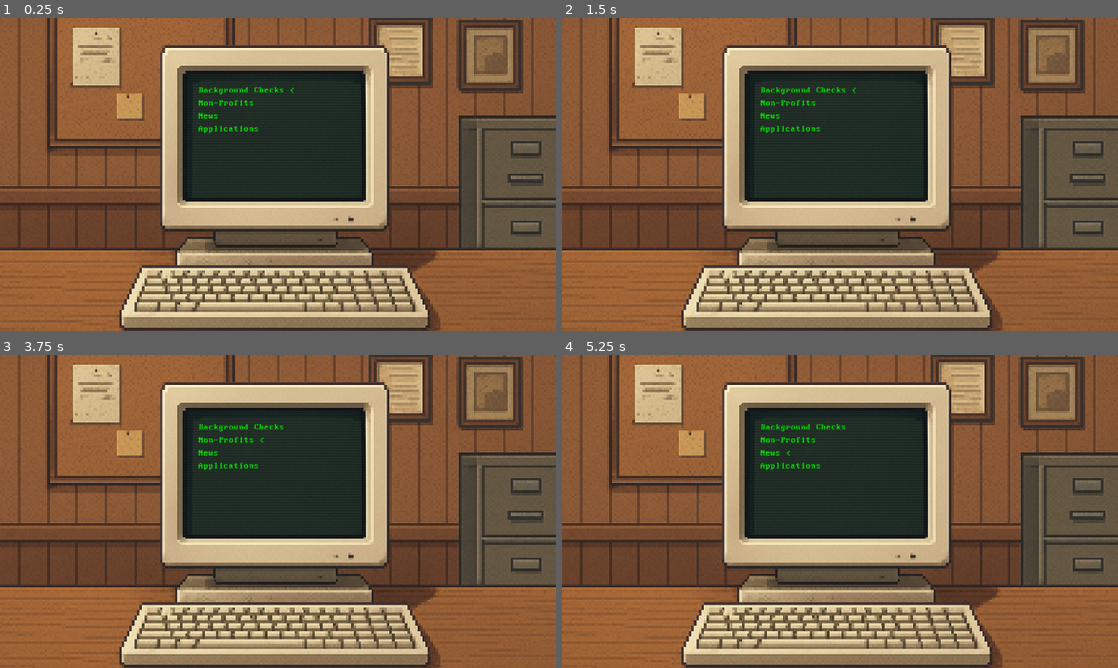
Above: before the commit, frames 1-4 (two rows, left to right).
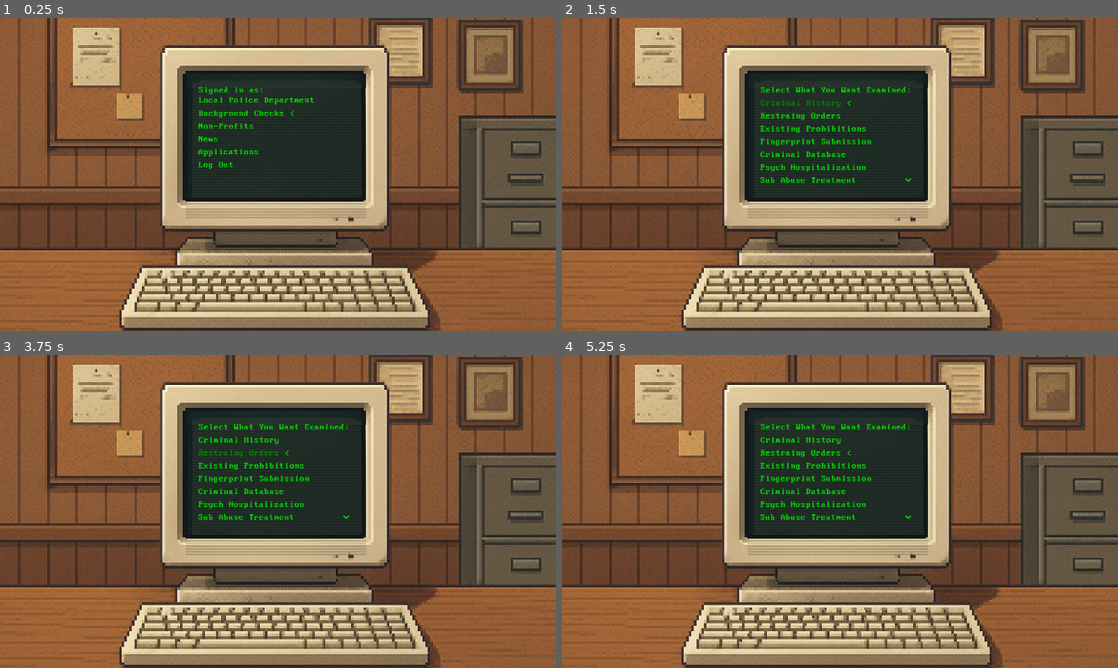
Above: after the commit, the same moments.

Repository: IncomeTaxAsessmentAct1997/Goverment-Project
Game: Godot game, scene res://Scenes/local.tscn
Two runs of this game, one before a commit and one after it. Both use one fixed random seed, a clock stepped at 60 frames per second and the inputs below.
Inputs (mouse positions are in pixels of both pictures, inside the frame that each line leads up to):
- Up to frame 1 (0.25 s): no input
- Up to frame 2 (1.5 s): tap Enter (ui_accept) at 0.5, 0.6, 0.77, 1.07 s; move the mouse to (962, 158) at 0.52 s; hold Up (ui_up) 0.53-1.25 s; click (962, 158) at 0.67 s; drag from (728, 190) to (812, 237) at 1.27 s
- Up to frame 3 (3.75 s): tap Enter (ui_accept) at 2, 2.1, 2.75, 3.5, 3.6 s; move the mouse to (333, 442) at 2.02 s; hold Up (ui_up) 2.03-2.75 s; click (333, 442) at 2.17 s; drag from (250, 574) to (111, 464) at 2.77 s; move the mouse to (444, 558) at 3.52 s; hold Down (ui_down) from 3.53 s (still down); click (444, 558) at 3.67 s
- Up to frame 4 (5.25 s): tap Enter (ui_accept) at 3.77, 4.07, 5, 5.1 s; tap Escape (ui_cancel) at 4.15 s; release Down (ui_down) at 4.25 s; drag from (673, 464) to (756, 433) at 4.27 s; move the mouse to (867, 511) at 5.02 s; hold Down (ui_down) from 5.03 s (still down); click (867, 511) at 5.17 s

The runs differ from the first frame. In frame 1, 1.7% of the frame differs, in the area x 33-66%, y 17-64%; in frame 2, 2.2%; in frame 3, 2.2%; in frame 4, 2.2%.

Commit message:
Add UI assets and implement menu navigation logic
Added new UI assets (Desk, Shop, Gun Shop) and their import files. Introduced click-and-drag functionality for sprites and implemented a movement script for menu navigation and selection. Refactored the scene structure in local.tscn to organize menus under a Computer node, updated menu labels, and integrated the new scripts for improved UI interaction.

Diff:
--- /dev/null
+++ b/Scenes/click_and_drag.gd
@@ -0,0 +1,35 @@
+extends Sprite2D
+
+var is_dragging = false
+var drag_offset = Vector2.ZERO
+
+func _input(event):
+	if event is InputEventMouseButton:
+		if event.button_index == MOUSE_BUTTON_LEFT:
+			if event.pressed:
+				if is_mouse_over_sprite():
+					start_drag(event.position)
+			else:
+				stop_drag()
+	elif event is InputEventMouseMotion:
+		if is_dragging:
+			drag_sprite(event.position)
+
+func is_mouse_over_sprite() -> bool:
+	if texture == null:
+		return false
+	var texture_size = texture.get_size()
+	var sprite_rect = Rect2(global_position - texture_size * 0.5, texture_size)
+	var mouse_pos = get_global_mouse_position()
+	return sprite_rect.has_point(mouse_pos)
+
+func start_drag(mouse_pos: Vector2):
+	is_dragging = true
+	drag_offset = global_position - mouse_pos
+
+func drag_sprite(mouse_pos: Vector2):
+	global_position = mouse_pos + drag_offset
+
+func stop_drag():
+	is_dragging = false
+	drag_offset = Vector2.ZERO
--- a/Scenes/local.tscn
+++ b/Scenes/local.tscn
@@ -1,16 +1,18 @@
-[gd_scene load_steps=7 format=3 uid="uid://dal6t57dbiexf"]
+[gd_scene load_steps=9 format=3 uid="uid://dal6t57dbiexf"]
 
 [ext_resource type="Texture2D" uid="uid://c18b50x4v5rre" path="res://Assets/Background.png" id="1_ehya0"]
 [ext_resource type="FontFile" uid="uid://c072gycswjwn1" path="res://Fonts/Perfect DOS VGA 437 Win.ttf" id="2_y70e7"]
 [ext_resource type="Shader" uid="uid://bixbjx1id06j0" path="res://Shaders/crt.gdshader" id="3_ql1t1"]
-[ext_resource type="Script" uid="uid://db4sxorcabe2w" path="res://Scenes/movement.gd" id="4_ql1t1"]
+[ext_resource type="Script" uid="uid://c4pvnypii26rs" path="res://Scripts/movement.gd" id="4_ql1t1"]
+[ext_resource type="Script" uid="uid://yxb3kb2vc8ns" path="res://Scripts/click_and_drag.gd" id="4_s0qnm"]
+[ext_resource type="Texture2D" path="res://Untitled.jpg" id="5_gbq6j"]
 
 [sub_resource type="ShaderMaterial" id="ShaderMaterial_s0qnm"]
 shader = ExtResource("3_ql1t1")
 
 [sub_resource type="QuadMesh" id="QuadMesh_gbq6j"]
 size = Vector2(830, 600)
-center_offset = Vector3(1270, 550, 0)
+center_offset = Vector3(1270, 620, 0)
 
 [node name="Node2D" type="Node2D"]
 
@@ -28,67 +30,78 @@
 
 [node name="MeshInstance2D" type="MeshInstance2D" parent="CanvasLayer"]
 material = SubResource("ShaderMaterial_s0qnm")
-scale = Vector2(1.0019803, 1)
 mesh = SubResource("QuadMesh_gbq6j")
 
-[node name="Menu" type="Node2D" parent="."]
-
-[node name="0" type="Label" parent="Menu"]
-offset_left = 971.0
-offset_top = 375.0
-offset_right = 1306.0
-offset_bottom = 415.0
+[node name="Untitled" type="Sprite2D" parent="."]
+position = Vector2(426, 781)
+texture = ExtResource("5_gbq6j")
+script = ExtResource("4_s0qnm")
+
+[node name="Computer" type="Node2D" parent="."]
+
+[node name="Menu" type="Node2D" parent="Computer"]
+position = Vector2(971, 425)
+
+[node name="Signed In" type="Label" parent="Computer/Menu"]
+offset_top = -50.0
+offset_right = 729.0
+offset_bottom = 25.0
+theme_override_colors/font_color = Color(0, 1, 0, 1)
+theme_override_fonts/font = ExtResource("2_y70e7")
+theme_override_font_sizes/font_size = 35
+text = "Signed in as:
+Local Police Department"
+
+[node name="0" type="Label" parent="Computer/Menu"]
+offset_top = 40.0
+offset_right = 335.0
+offset_bottom = 80.0
 theme_override_colors/font_color = Color(0, 1, 0, 1)
 theme_override_fonts/font = ExtResource("2_y70e7")
 theme_override_font_sizes/font_size = 35
 text = "Background Checks"
 
-[node name="1" type="Label" parent="Menu"]
-offset_left = 971.0
-offset_top = 425.0
-offset_right = 1188.0
-offset_bottom = 465.0
+[node name="1" type="Label" parent="Computer/Menu"]
+offset_top = 90.0
+offset_right = 217.0
+offset_bottom = 130.0
 theme_override_colors/font_color = Color(0, 1, 0, 1)
 theme_override_fonts/font = ExtResource("2_y70e7")
 theme_override_font_sizes/font_size = 35
 text = "Non-Profits"
 
-[node name="2" type="Label" parent="Menu"]
-offset_left = 971.0
-offset_top = 475.0
-offset_right = 1050.0
-offset_bottom = 515.0
+[node name="2" type="Label" parent="Computer/Menu"]
+offset_top = 140.0
+offset_right = 79.0
+offset_bottom = 180.0
 theme_override_colors/font_color = Color(0, 1, 0, 1)
 theme_override_fonts/font = ExtResource("2_y70e7")
 theme_override_font_sizes/font_size = 35
 text = "News"
 
-[node name="3" type="Label" parent="Menu"]
-offset_left = 971.0
-offset_top = 525.0
-offset_right = 1207.0
-offset_bottom = 565.0
+[node name="3" type="Label" parent="Computer/Menu"]
+offset_top = 190.0
+offset_right = 236.0
+offset_bottom = 230.0
 theme_override_colors/font_color = Color(0, 1, 0, 1)
 theme_override_fonts/font = ExtResource("2_y70e7")
 theme_override_font_sizes/font_size = 35
 text = "Applications"
 
-[node name="<" type="Label" parent="Menu"]
-offset_left = 1753.0
-offset_top = 354.0
-offset_right = 1775.0
-offset_bottom = 394.0
-theme_override_colors/font_color = Color(0, 1, 0, 1)
-theme_override_fonts/font = ExtResource("2_y70e7")
-theme_override_font_sizes/font_size = 35
-text = "<"
-script = ExtResource("4_ql1t1")
-
-[node name="Background Checks Menu" type="Node2D" parent="."]
+[node name="4" type="Label" parent="Computer/Menu"]
+offset_top = 240.0
+offset_right = 138.0
+offset_bottom = 276.0
+theme_override_colors/font_color = Color(0, 1, 0, 1)
+theme_override_fonts/font = ExtResource("2_y70e7")
+theme_override_font_sizes/font_size = 35
+text = "Log Out"
+
+[node name="Background Checks" type="Node2D" parent="Computer"]
 visible = false
 position = Vector2(971, 425)
 
-[node name="10" type="Label" parent="Background Checks Menu"]
+[node name="Explanation" type="Label" parent="Computer/Background Checks"]
 offset_top = -50.0
 offset_right = 590.0
 offset_bottom = -10.0
@@ -97,69 +110,69 @@
 theme_override_font_sizes/font_size = 35
 text = "Select What You Want Examined:"
 
-[node name="11" type="Label" parent="Background Checks Menu"]
-offset_right = 382.0
+[node name="10" type="Label" parent="Computer/Background Checks"]
+offset_right = 315.0
 offset_bottom = 40.0
 theme_override_colors/font_color = Color(0, 1, 0, 1)
 theme_override_fonts/font = ExtResource("2_y70e7")
 theme_override_font_sizes/font_size = 35
 text = "Criminal History"
 
-[node name="12" type="Label" parent="Background Checks Menu"]
+[node name="11" type="Label" parent="Computer/Background Checks"]
 offset_top = 50.0
-offset_right = 382.0
+offset_right = 315.0
 offset_bottom = 90.0
 theme_override_colors/font_color = Color(0, 1, 0, 1)
 theme_override_fonts/font = ExtResource("2_y70e7")
 theme_override_font_sizes/font_size = 35
 text = "Restraing Orders"
 
-[node name="13" type="Label" parent="Background Checks Menu"]
+[node name="12" type="Label" parent="Computer/Background Checks"]
 offset_top = 100.0
-offset_right = 472.0
+offset_right = 414.0
 offset_bottom = 140.0
 theme_override_colors/font_color = Color(0, 1, 0, 1)
 theme_override_fonts/font = ExtResource("2_y70e7")
 theme_override_font_sizes/font_size = 35
 text = "Existing Prohibitions"
 
-[node name="14" type="Label" parent="Background Checks Menu"]
+[node name="13" type="Label" parent="Computer/Background Checks"]
 offset_top = 150.0
-offset_right = 495.0
+offset_right = 434.0
 offset_bottom = 190.0
 theme_override_colors/font_color = Color(0, 1, 0, 1)
 theme_override_fonts/font = ExtResource("2_y70e7")
 theme_override_font_sizes/font_size = 35
 text = "Fingerprint Submission"
 
-[node name="15" type="Label" parent="Background Checks Menu"]
+[node name="14" type="Label" parent="Computer/Background Checks"]
 offset_top = 200.0
-offset_right = 495.0
+offset_right = 335.0
 offset_bottom = 240.0
 theme_override_colors/font_color = Color(0, 1, 0, 1)
 theme_override_fonts/font = ExtResource("2_y70e7")
 theme_override_font_sizes/font_size = 35
 text = "Criminal Database"
 
-[node name="16" type="Label" parent="Background Checks Menu"]
+[node name="15" type="Label" parent="Computer/Background Checks"]
 offset_top = 250.0
-offset_right = 608.0
+offset_right = 413.0
 offset_bottom = 290.0
 theme_override_colors/font_color = Color(0, 1, 0, 1)
 theme_override_fonts/font = ExtResource("2_y70e7")
 theme_override_font_sizes/font_size = 35
 text = "Psych Hospitalization"
 
-[node name="17" type="Label" parent="Background Checks Menu"]
+[node name="16" type="Label" parent="Computer/Background Checks"]
 offset_top = 300.0
-offset_right = 608.0
+offset_right = 374.0
 offset_bottom = 340.0
 theme_override_colors/font_color = Color(0, 1, 0, 1)
 theme_override_fonts/font = ExtResource("2_y70e7")
 theme_override_font_sizes/font_size = 35
 text = "Sub Abuse Treatment"
 
-[node name="^" type="Label" parent="Background Checks Menu"]
+[node name="^" type="Label" parent="Computer/Background Checks"]
 offset_left = 562.0
 offset_top = 326.0
 offset_right = 593.0
@@ -170,11 +183,11 @@
 theme_override_font_sizes/font_size = 55
 text = "^"
 
-[node name="Background Checks Menu #2" type="Node2D" parent="."]
+[node name="Background Checks #2" type="Node2D" parent="Computer"]
 visible = false
 position = Vector2(971, 425)
 
-[node name="20" type="Label" parent="Background Checks Menu #2"]
+[node name="Explanation" type="Label" parent="Computer/Background Checks #2"]
 offset_top = -50.0
 offset_right = 590.0
 offset_bottom = -10.0
@@ -183,7 +196,7 @@
 theme_override_font_sizes/font_size = 35
 text = "Select What You Want Examined:"
 
-[node name="21" type="Label" parent="Background Checks Menu #2"]
+[node name="20" type="Label" parent="Computer/Background Checks #2"]
 offset_left = -3.0
 offset_right = 410.0
 offset_bottom = 40.0
@@ -192,25 +205,25 @@
 theme_override_font_sizes/font_size = 35
 text = "Interview Connections"
 
-[node name="22" type="Label" parent="Background Checks Menu #2"]
+[node name="21" type="Label" parent="Computer/Background Checks #2"]
 offset_top = 50.0
-offset_right = 382.0
+offset_right = 315.0
 offset_bottom = 90.0
 theme_override_colors/font_color = Color(0, 1, 0, 1)
 theme_override_fonts/font = ExtResource("2_y70e7")
 theme_override_font_sizes/font_size = 35
 text = "Online Footprint"
 
-[node name="23" type="Label" parent="Background Checks Menu #2"]
+[node name="22" type="Label" parent="Computer/Background Checks #2"]
 offset_top = 100.0
-offset_right = 472.0
+offset_right = 334.0
 offset_bottom = 140.0
 theme_override_colors/font_color = Color(0, 1, 0, 1)
 theme_override_fonts/font = ExtResource("2_y70e7")
 theme_override_font_sizes/font_size = 35
 text = "Check Connections"
 
-[node name="^" type="Label" parent="Background Checks Menu #2"]
+[node name="^" type="Label" parent="Computer/Background Checks #2"]
 offset_left = 562.0
 offset_top = 310.0
 offset_right = 593.0
@@ -220,11 +233,11 @@
 theme_override_font_sizes/font_size = 55
 text = "^"
 
-[node name="Non Profits" type="Node2D" parent="."]
+[node name="Non Profits" type="Node2D" parent="Computer"]
 visible = false
 position = Vector2(971, 425)
 
-[node name="30" type="Label" parent="Non Profits"]
+[node name="Explanation" type="Label" parent="Computer/Non Profits"]
 offset_top = -50.0
 offset_right = 590.0
 offset_bottom = -10.0
@@ -233,7 +246,7 @@
 theme_override_font_sizes/font_size = 35
 text = "Select Action:"
 
-[node name="31" type="Label" parent="Non Profits"]
+[node name="30" type="Label" parent="Computer/Non Profits"]
 offset_right = 492.0
 offset_bottom = 40.0
 theme_override_colors/font_color = Color(0, 1, 0, 1)
@@ -241,7 +254,7 @@
 theme_override_font_sizes/font_size = 35
 text = "Lobby Supreme Court: 500$"
 
-[node name="32" type="Label" parent="Non Profits"]
+[node name="31" type="Label" parent="Computer/Non Profits"]
 offset_top = 50.0
 offset_right = 382.0
 offset_bottom = 90.0
@@ -250,7 +263,7 @@
 theme_override_font_sizes/font_size = 35
 text = "Advertise Recruitment: 300$"
 
-[node name="33" type="Label" parent="Non Profits"]
+[node name="32" type="Label" parent="Computer/Non Profits"]
 offset_top = 100.0
 offset_right = 472.0
 offset_bottom = 140.0
@@ -259,7 +272,7 @@
 theme_override_font_sizes/font_size = 35
 text = "Call For Impeachment: 1000$"
 
-[node name="34" type="Label" parent="Non Profits"]
+[node name="33" type="Label" parent="Computer/Non Profits"]
 offset_left = -3.0
 offset_top = 150.0
 offset_right = 509.0
@@ -269,16 +282,16 @@
 theme_override_font_sizes/font_size = 35
 text = "Investigate Justices: 350$"
 
-[node name="35" type="Label" parent="Non Profits"]
+[node name="Funds" type="Label" parent="Computer/Non Profits"]
 offset_top = 200.0
-offset_right = 512.0
+offset_right = 335.0
 offset_bottom = 240.0
 theme_override_colors/font_color = Color(0, 1, 0, 1)
 theme_override_fonts/font = ExtResource("2_y70e7")
 theme_override_font_sizes/font_size = 35
 text = "Current Funds: 0$"
 
-[node name="Press Esc" type="Label" parent="Non Profits"]
+[node name="Press Esc" type="Label" parent="Computer/Non Profits"]
 offset_top = 250.0
 offset_right = 512.0
 offset_bottom = 290.0
@@ -287,69 +300,99 @@
 theme_override_font_sizes/font_size = 35
 text = "Press Esc to Back Out..."
 
-[node name="News" type="Node2D" parent="."]
+[node name="Applications" type="Node2D" parent="Computer"]
 visible = false
 position = Vector2(971, 425)
 
-[node name="40" type="Label" parent="News"]
+[node name="Explanation" type="Label" parent="Computer/Applications"]
 offset_top = -50.0
 offset_right = 590.0
 offset_bottom = -10.0
 theme_override_colors/font_color = Color(0, 1, 0, 1)
 theme_override_fonts/font = ExtResource("2_y70e7")
 theme_override_font_sizes/font_size = 35
-text = "Select Action:"
-
-[node name="41" type="Label" parent="News"]
+text = "Select to Examine"
+
+[node name="Esc" type="Label" parent="Computer/Applications"]
 offset_right = 492.0
 offset_bottom = 40.0
 theme_override_colors/font_color = Color(0, 1, 0, 1)
 theme_override_fonts/font = ExtResource("2_y70e7")
 theme_override_font_sizes/font_size = 35
-text = "Lobby Supreme Court: 500$"
-
-[node name="42" type="Label" parent="News"]
-offset_top = 50.0
-offset_right = 382.0
-offset_bottom = 90.0
-theme_override_colors/font_color = Color(0, 1, 0, 1)
-theme_override_fonts/font = ExtResource("2_y70e7")
-theme_override_font_sizes/font_size = 35
-text = "Advertise Recruitment: 300$"
-
-[node name="43" type="Label" parent="News"]
-offset_top = 100.0
-offset_right = 472.0
-offset_bottom = 140.0
-theme_override_colors/font_color = Color(0, 1, 0, 1)
-theme_override_fonts/font = ExtResource("2_y70e7")
-theme_override_font_sizes/font_size = 35
-text = "Call For Impeachment: 1000$"
-
-[node name="44" type="Label" parent="News"]
-offset_left = -3.0
-offset_top = 150.0
-offset_right = 509.0
-offset_bottom = 190.0
-theme_override_colors/font_color = Color(0, 1, 0, 1)
-theme_override_fonts/font = ExtResource("2_y70e7")
-theme_override_font_sizes/font_size = 35
-text = "Investigate Justices: 350$"
-
-[node name="45" type="Label" parent="News"]
-offset_top = 200.0
+
+[node name="40" type="Label" parent="Computer/Applications"]
+offset_left = -1240.0
+offset_top = -53.0
+offset_right = -858.0
+offset_bottom = -13.0
+theme_override_colors/font_color = Color(0, 1, 0, 1)
+theme_override_fonts/font = ExtResource("2_y70e7")
+theme_override_font_sizes/font_size = 35
+
+[node name="41" type="Label" parent="Computer/Applications"]
+offset_left = -1403.0
+offset_top = 78.0
+offset_right = -931.0
+offset_bottom = 118.0
+theme_override_colors/font_color = Color(0, 1, 0, 1)
+theme_override_fonts/font = ExtResource("2_y70e7")
+theme_override_font_sizes/font_size = 35
+
+[node name="42" type="Label" parent="Computer/Applications"]
+offset_left = -1623.0
+offset_top = 213.0
+offset_right = -1111.0
+offset_bottom = 253.0
+theme_override_colors/font_color = Color(0, 1, 0, 1)
+theme_override_fonts/font = ExtResource("2_y70e7")
+theme_override_font_sizes/font_size = 35
+
+[node name="43" type="Label" parent="Computer/Applications"]
+offset_left = -2275.0
+offset_top = 373.0
+offset_right = -1763.0
+offset_bottom = 448.0
+theme_override_colors/font_color = Color(0, 1, 0, 1)
+theme_override_fonts/font = ExtResource("2_y70e7")
+theme_override_font_sizes/font_size = 35
+
+[node name="44" type="Label" parent="Computer/Applications"]
+offset_left = -1830.0
+offset_top = 453.0
+offset_right = -1318.0
+offset_bottom = 528.0
+theme_override_colors/font_color = Color(0, 1, 0, 1)
+theme_override_fonts/font = ExtResource("2_y70e7")
+theme_override_font_sizes/font_size = 35
+text = "
+"
+
+[node name="45" type="Label" parent="Computer/Applications"]
+offset_left = -1635.0
+offset_top = 537.0
+offset_right = -1123.0
+offset_bottom = 612.0
+theme_override_colors/font_color = Color(0, 1, 0, 1)
+theme_override_fonts/font = ExtResource("2_y70e7")
+theme_override_font_sizes/font_size = 35
+text = "
+"
+
+[node name="Press Esc" type="Label" parent="Computer/Applications"]
 offset_right = 512.0
-offset_bottom = 240.0
-theme_override_colors/font_color = Color(0, 1, 0, 1)
-theme_override_fonts/font = ExtResource("2_y70e7")
-theme_override_font_sizes/font_size = 35
-text = "Current Funds: 0$"
-
-[node name="Press Esc" type="Label" parent="News"]
-offset_top = 250.0
-offset_right = 512.0
-offset_bottom = 290.0
+offset_bottom = 40.0
 theme_override_colors/font_color = Color(0, 1, 0, 1)
 theme_override_fonts/font = ExtResource("2_y70e7")
 theme_override_font_sizes/font_size = 35
 text = "Press Esc to Back Out..."
+
+[node name="<" type="Label" parent="Computer"]
+offset_left = 610.0
+offset_top = -49.0
+offset_right = 632.0
+offset_bottom = -9.0
+theme_override_colors/font_color = Color(0, 1, 0, 1)
+theme_override_fonts/font = ExtResource("2_y70e7")
+theme_override_font_sizes/font_size = 35
+text = "<"
+script = ExtResource("4_ql1t1")
--- /dev/null
+++ b/Scripts/click_and_drag.gd
@@ -0,0 +1,35 @@
+extends Sprite2D
+
+var is_dragging = false
+var drag_offset = Vector2.ZERO
+
+func _input(event):
+	if event is InputEventMouseButton:
+		if event.button_index == MOUSE_BUTTON_LEFT:
+			if event.pressed:
+				if is_mouse_over_sprite():
+					start_drag(event.position)
+			else:
+				stop_drag()
+	elif event is InputEventMouseMotion:
+		if is_dragging:
+			drag_sprite(event.position)
+
+func is_mouse_over_sprite() -> bool:
+	if texture == null:
+		return false
+	var texture_size = texture.get_size()
+	var sprite_rect = Rect2(global_position - texture_size * 0.5, texture_size)
+	var mouse_pos = get_global_mouse_position()
+	return sprite_rect.has_point(mouse_pos)
+
+func start_drag(mouse_pos: Vector2):
+	is_dragging = true
+	drag_offset = global_position - mouse_pos
+
+func drag_sprite(mouse_pos: Vector2):
+	global_position = mouse_pos + drag_offset
+
+func stop_drag():
+	is_dragging = false
+	drag_offset = Vector2.ZERO
--- /dev/null
+++ b/Scripts/movement.gd
@@ -0,0 +1,82 @@
+extends Label
+
+var selct = 0
+var obj = null
+
+func _ready():
+	update_pos()
+
+func _input(event):
+	if Input.is_action_just_pressed("ui_down"):
+		if selct == 16:
+			switch_menu("Background Checks #2", 20, "Background Checks")
+		elif selct !=4 and selct !=22 and selct !=33 and selct !=44:
+			selct += 1
+			update_pos()
+	if Input.is_action_just_pressed("ui_up"):
+		if selct % 10 != 0:
+			selct -= 1
+			update_pos()
+		elif selct == 20:
+			switch_menu("Background Checks", 16, "Background Checks #2")
+	if Input.is_action_just_pressed("ui_accept"):
+		if selct >= 10 and selct < 30:
+			selection()
+		match selct:
+			0:
+				switch_menu("Background Checks", 10, "Menu")
+			1:
+				switch_menu("Non Profits", 30, "Menu")
+			3:
+				switch_menu("Applications", 40, "Menu")
+
+	if Input.is_action_just_pressed("ui_cancel"):
+		if selct >= 10:
+			close_all_menus()
+			selct = 0
+			update_pos()
+
+
+func switch_menu(menu_name: String, new_selct: int, current_menu: String):
+	get_parent().get_node(current_menu).visible = false
+	var menu = get_parent().get_node(menu_name)
+	if menu:
+		menu.visible = true
+	selct = new_selct
+	update_pos()
+
+func selection():
+	print("selection is called")
+	if selct < 20:
+		var obj = get_parent().get_node("Background Checks").get_node(str(selct))
+	else:
+		var obj = get_parent().get_node("Background Checks #2").get_node(str(selct))
+
+	if obj.get_theme_color("font_color", "Label") == Color("#00ff00"):
+		obj.add_theme_color_override("font_color", Color("#009900"))
+	else:
+		obj.add_theme_color_override("font_color", Color("#00FF00"))
+
+func close_all_menus():
+	for menu_name in ["Background Checks", "Background Checks #2", "Non Profits", "Applications"]:
+		var menu = get_parent().get_node_or_null(menu_name)
+		if menu:
+			menu.visible = false
+	get_parent().get_node("Menu").visible = true
+
+
+func update_pos():
+	if selct < 10:
+		obj = get_parent().get_node("Menu").get_node_or_null(str(selct))
+	elif selct >= 10 and selct < 20:
+		obj = get_parent().get_node("Background Checks").get_node_or_null(str(selct))
+	elif selct >= 20 and selct < 30:
+		obj = get_parent().get_node("Background Checks #2").get_node_or_null(str(selct))
+	elif selct >= 30 and selct < 40:
+		obj = get_parent().get_node("Non Profits").get_node_or_null(str(selct))
+	else:
+		obj = get_parent().get_node("Applications").get_node_or_null(str(selct))
+
+	var right_center = Vector2(obj.global_position.x + obj.size.x, obj.global_position.y + obj.size.y / 2)
+	global_position = Vector2(right_center.x + 20, right_center.y - 19)
+	print(selct)
Binary file added: Assets/Desk.png
Not shown, added: Assets/Desk.png.import
Binary file added: Assets/Gun Shop.png
Not shown, added: Assets/Gun Shop.png.import
Binary file added: Assets/Shop.png
Not shown, added: Assets/Shop.png.import
Not shown, added: Scenes/click_and_drag.gd.uid
Not shown, added: Scripts/click_and_drag.gd.uid
Not shown, added: Scripts/movement.gd.uid
